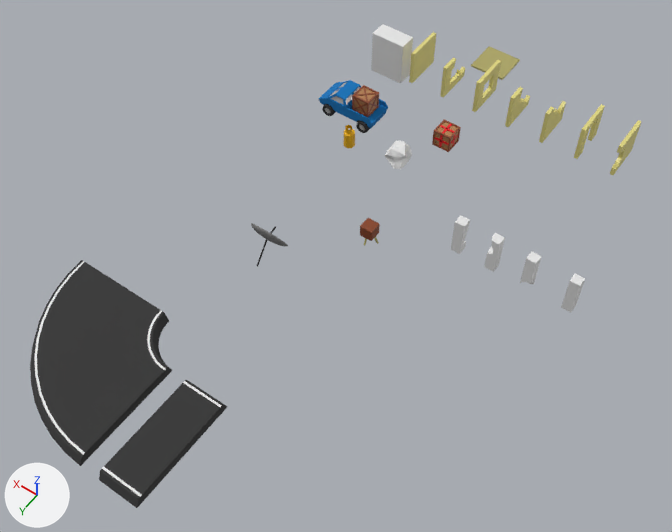
Before and after pictures for a commit that changed the Blender file Blender/BuildingParts.blend.
Camera for both pictures: a camera (50 mm lens) standing at (-17.7, 31.7, 34.2) and looking at (-1.6, 9.3, -1.0). Arrows for +X, +Y and +Z are at lower left; the lights stay in place.

Names of what the first picture shows: 'CarPickUp', 'Ceiling', 'Road', 'Road90', '_Cube', '_Icosphere'.
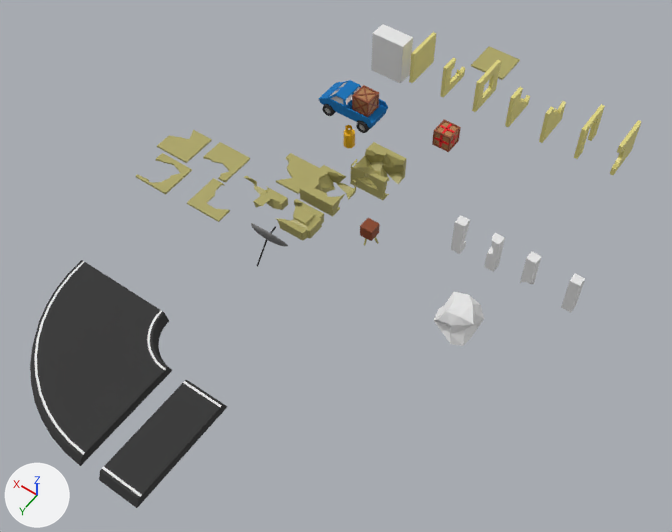
The change, as a diff of the scene's bpy script:
```diff
--- a/Blender/BuildingParts.blend.py
+++ b/Blender/BuildingParts.blend.py
@@ ob_icosphere @@
 ob_icosphere = bpy.data.objects.new('_Icosphere', me_icosphere)
-ob_icosphere.location = (-1.11, 3.48, 1.17)
+ob_icosphere.location = (-7.9, 8.75, -1.33)
 ob_icosphere.rotation_euler = (-5.208, -0.184, 0.21)  # degrees (-298, -11, 12)
-ob_icosphere.scale = (0.565, 0.565, 0.565)
+ob_icosphere.scale = (0.962, 0.962, 0.962)
@@ ob_destroyed_ceiling_col4 @@
+ob_destroyed_ceiling_col4 = bpy.data.objects.new('Destroyed-Ceiling-col4', me_cube_007_convcol_008)  # 48 vertices, 26 faces; spans x -1.0..1.0, y -1.0..1.0, z 0.0..0.1; in mat_ceilings (yellow #ada564)
+ob_destroyed_ceiling_col4.location = (8.42, 10.13, -0.05)
@@ ob_destroyed_ceiling_col1_001 @@
+ob_destroyed_ceiling_col1_001 = bpy.data.objects.new('Destroyed-Ceiling-col1.001', me_cube_007_convcol_007)  # 25 vertices, 16 faces; spans x -1.0..1.0, y -1.0..1.0, z 0.0..0.1; in mat_ceilings (yellow #ada564)
+ob_destroyed_ceiling_col1_001.location = (8.99, 7.91, -0.03)
@@ ob_destroyed_ceiling_col3 @@
+ob_destroyed_ceiling_col3 = bpy.data.objects.new('Destroyed-Ceiling-col3', me_cube_007_convcol_006)  # 28 vertices, 16 faces; spans x -1.0..1.0, y -1.0..1.0, z 0.0..0.1; in mat_ceilings (yellow #ada564)
+ob_destroyed_ceiling_col3.location = (3.21, 6.13, -0.27)
@@ ob_destroyed_ceiling_col2 @@
+ob_destroyed_ceiling_col2 = bpy.data.objects.new('Destroyed-Ceiling-col2', me_cube_007_convcol_005)  # 29 vertices, 18 faces; spans x -1.0..1.0, y -1.0..1.0, z 0.0..0.1; in mat_ceilings (yellow #ada564)
+ob_destroyed_ceiling_col2.location = (6.49, 7.82, 0.0)
@@ ob_destroyed_ceiling_col1 @@
+ob_destroyed_ceiling_col1 = bpy.data.objects.new('Destroyed-Ceiling-col1', me_cube_007_convcol_004)  # 33 vertices, 20 faces; spans x -1.0..1.0, y -1.0..1.0, z 0.0..0.1; in mat_ceilings (yellow #ada564)
+ob_destroyed_ceiling_col1.location = (4.89, 10.2, 0.31)
@@ ob_destroyed_box_col4 @@
+ob_destroyed_box_col4 = bpy.data.objects.new('Destroyed_box-col4', me_cube_030)  # 68 vertices, 40 faces; spans x -1.0..1.63, y -1.45..1.0, z -1.0..1.04; in mat_ceilings (yellow #ada564)
+ob_destroyed_box_col4.location = (3.19, 8.57, 0.0)
+ob_destroyed_box_col4.scale = (1.0, 0.577, 0.236)
@@ ob_destroyed_box_col3 @@
+ob_destroyed_box_col3 = bpy.data.objects.new('Destroyed_box-col3', me_cube_028)  # 72 vertices, 57 faces; spans x -1.0..0.83, y -1.54..1.5, z -1.0..1.38; in mat_ceilings (yellow #ada564)
+ob_destroyed_box_col3.location = (1.0, 8.62, 0.0)
+ob_destroyed_box_col3.scale = (1.0, 0.529, 0.339)
@@ ob_destroyed_box_col1 @@
+ob_destroyed_box_col1 = bpy.data.objects.new('Destroyed_box-col1', me_cube_027)  # 141 vertices, 102 faces; spans x -1.0..1.0, y -1.0..1.0, z -1.0..1.0; in mat_ceilings (yellow #ada564)
+ob_destroyed_box_col1.location = (-0.35, 3.8, 0.12)
+ob_destroyed_box_col1.scale = (1.0, 1.0, -0.67)
@@ ob_destroyed_box_col2 @@
+ob_destroyed_box_col2 = bpy.data.objects.new('Destroyed_box-col2', me_cube_025)  # 72 vertices, 52 faces; spans x -1.0..1.0, y -1.0..1.0, z -1.0..1.0; in mat_ceilings (yellow #ada564)
+ob_destroyed_box_col2.location = (1.0, 6.25, 0.0)
+ob_destroyed_box_col2.scale = (1.0, 1.0, 0.385)
```

Where the change shows, as pixel boxes [x1, y1, x2, y2] in the pictures (672 x 532 px):
'_Icosphere', moved, rescaled (82% wider, 83% taller)
    before: [385, 140, 412, 169]
    after: [434, 292, 484, 346]
'Destroyed_box-col1', added (yellow)
    after: [350, 142, 407, 200]
'Destroyed_box-col2', added (yellow)
    after: [300, 165, 356, 217]
'Destroyed_box-col3', added (yellow)
    after: [276, 199, 324, 241]
'Destroyed-Ceiling-col1.001', added (yellow)
    after: [157, 130, 212, 163]
'Destroyed-Ceiling-col2', added (yellow)
    after: [203, 142, 250, 182]
'Destroyed-Ceiling-col3', added (yellow)
    after: [276, 153, 320, 194]
'Destroyed-Ceiling-col1', added (yellow)
    after: [187, 178, 230, 222]
'Destroyed-Ceiling-col4', added (yellow)
    after: [136, 153, 192, 194]
'Destroyed_box-col4', added (yellow)
    after: [244, 176, 288, 210]
